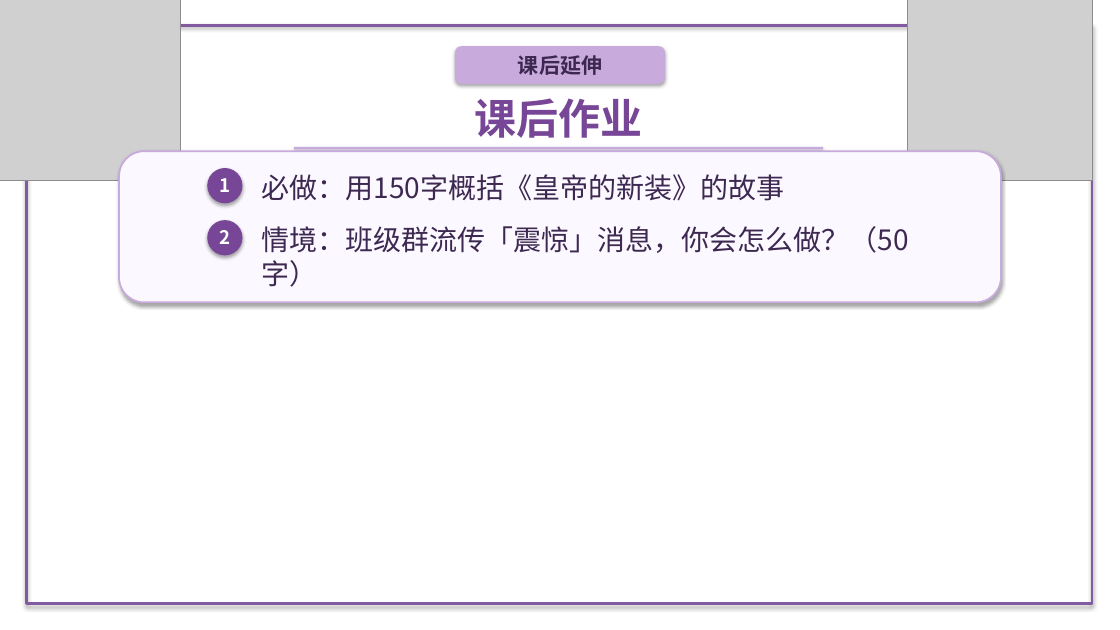
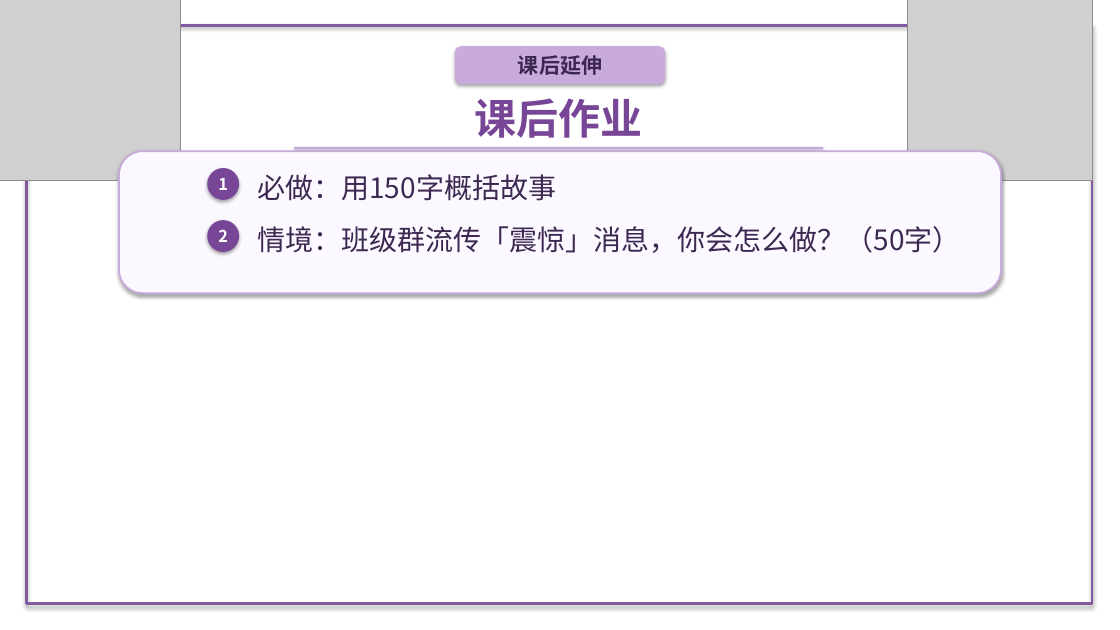
Before and after one commit to decemberlin54-del/declin, a slide deck: slide 8 of 第六单元PPT/第22课 皇帝的新装.pptx (slide 9 before the commit). Drawn at 1120x630 pixels with LibreOffice and Linux fonts; fonts in the diff are those of the drawing; grey boxes stand for pictures; background and template pictures are left out. Boxes give left, top, right and bottom in pixels: in the first picture for what was removed or moved away, otherwise in the second. Text is boxed around its words. In the diff, an @@ line names an element or a change of style, - is before the commit and + after.

```diff
--- a/第六单元PPT/第22课 皇帝的新装.pptx
+++ b/第六单元PPT/第22课 皇帝的新装.pptx
@@ rounded rectangle resized from (x1=119, y1=151, x2=1002, y2=302) to (x1=119, y1=151, x2=1002, y2=293) @@
@@ text "1" at (x1=218, y1=178, x2=228, y2=190): size 16 to 14 pt @@
@@ ellipse resized from (x1=208, y1=168, x2=243, y2=203) to (x1=208, y1=168, x2=239, y2=200) @@
@@ text at (x1=257, y1=174, x2=556, y2=201): text changed @@
-必做：用150字概括《皇帝的新装》的故事
+必做：用150字概括故事
@@ text "2" at (x1=218, y1=229, x2=228, y2=242): size 16 to 14 pt @@
@@ ellipse resized from (x1=208, y1=220, x2=243, y2=255) to (x1=208, y1=220, x2=239, y2=252) @@
@@ text "情境：班级群流传「震惊」消息，你会怎么做？（50字）" rewrapped from (x1=262, y1=226, x2=909, y2=253) to (x1=257, y1=226, x2=960, y2=253) @@
```
Also in this commit, not shown: 2 other slides changed, 4 slides added, 5 slides removed, 6 other files.
